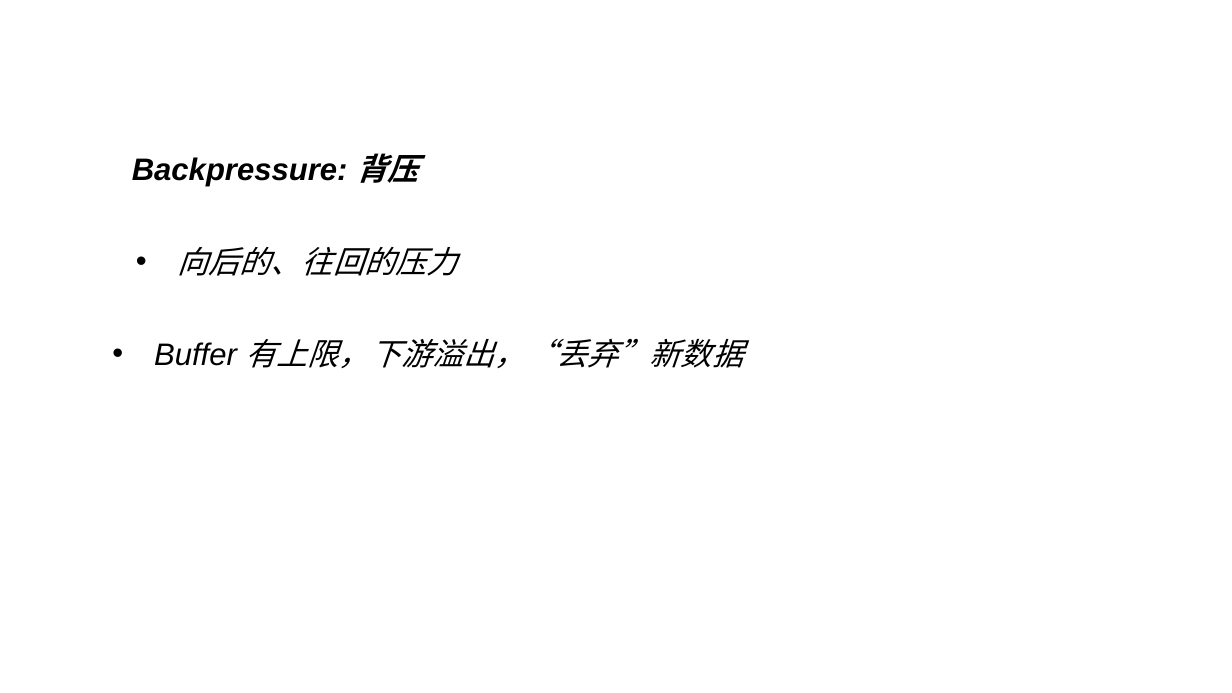
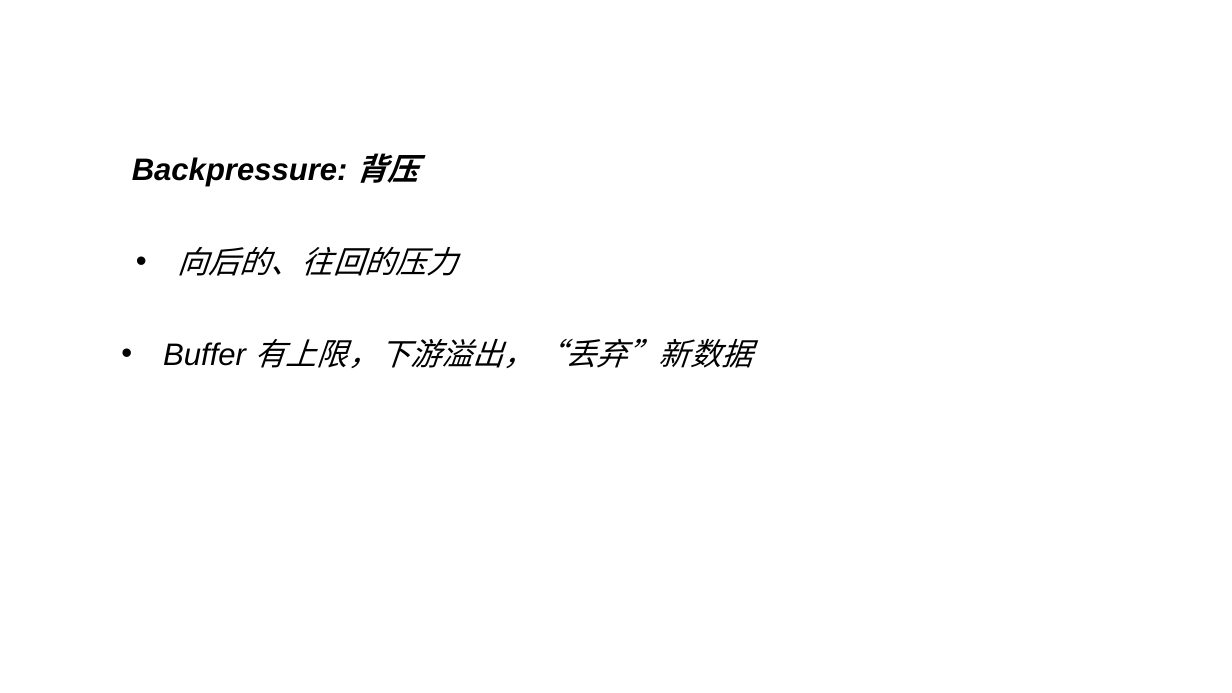
Before and after one commit to KEXUJIAN/stream-demo, a slide deck: slide 18 of stream.ppt (slide 16 before the commit). Drawn at 1232x693 pixels with LibreOffice and Linux fonts; fonts in the diff are those of the drawing. Boxes give left, top, right and bottom in pixels: in the first picture for what was removed or moved away, otherwise in the second. Text is boxed around its words. In the diff, an @@ line names an element or a change of style, - is before the commit and + after.

```diff
--- a/stream.ppt
+++ b/stream.ppt
@@ text "Buffer 有上限，下游溢出，“丢弃”新数据": place and size @@
-text "Buffer 有上限，下游溢出，“丢弃”新数据" at <box>154,339,743,368</box>
+text "Buffer 有上限，下游溢出，“丢弃”新数据" at <box>163,339,752,368</box>
```
Also in this commit, not shown: 15 other slides changed, 4 slides added, 2 slides removed, 3 other files.
